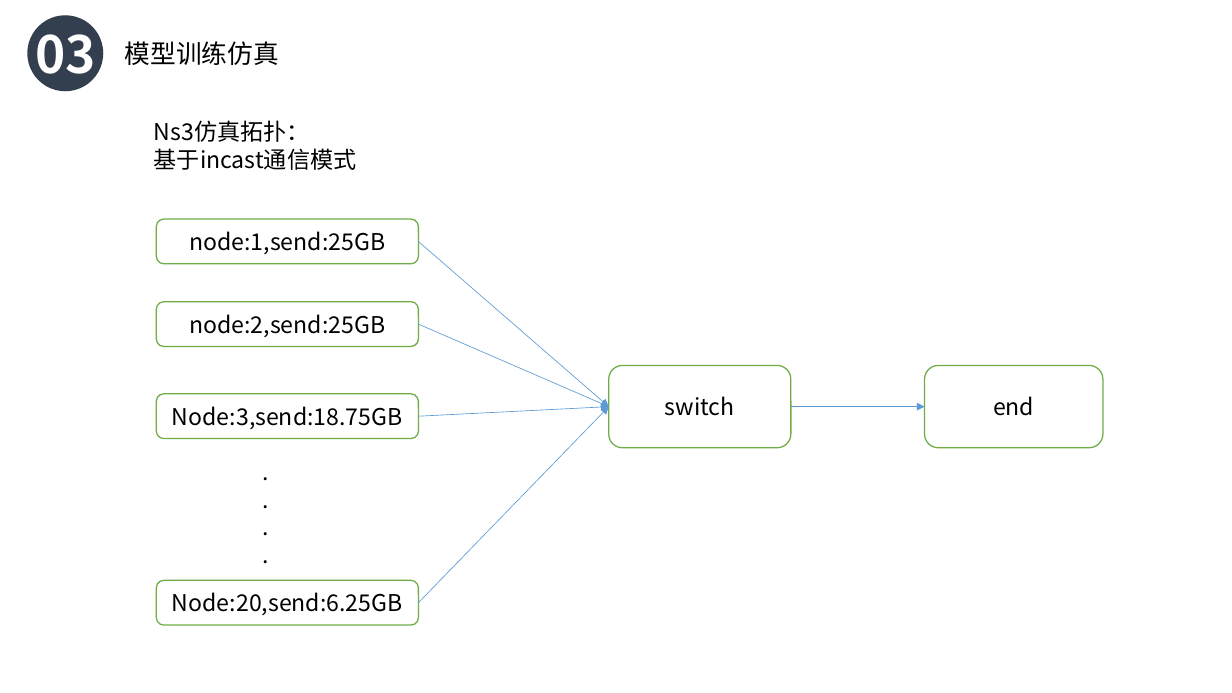
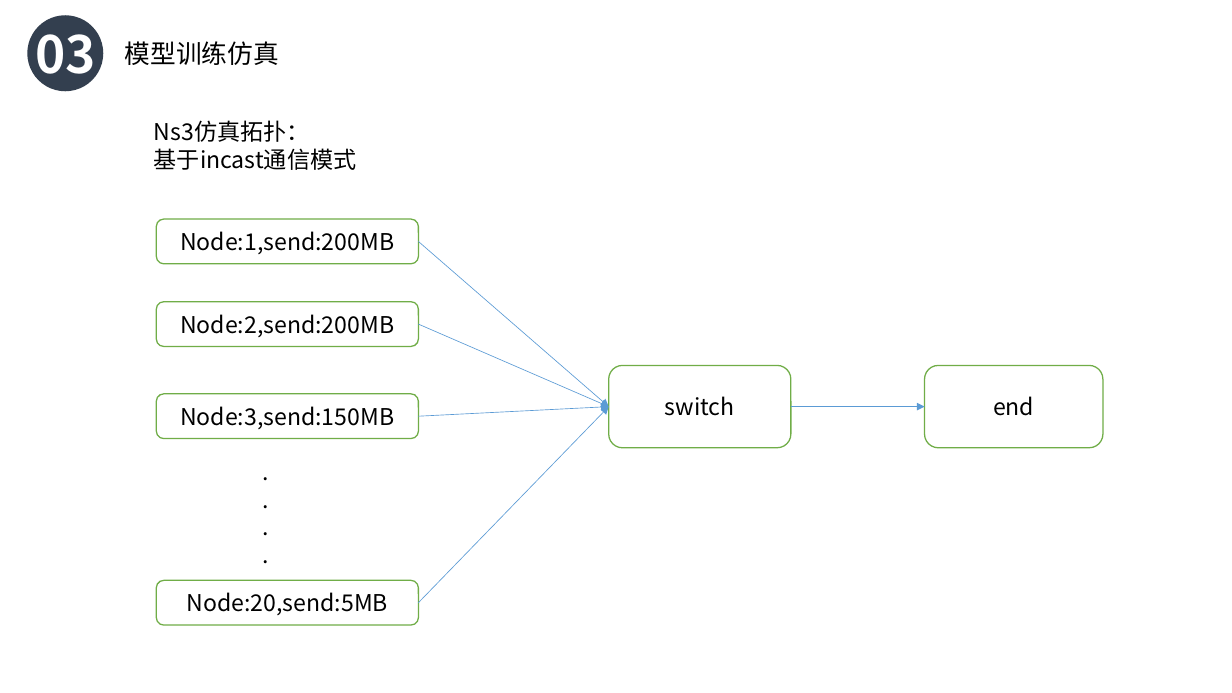
Before and after one commit to JinPeng-Zhang/DCN-LSTM_PID-congestion-control, a slide deck: slide 15 of paper/中期答辩.pptx. Drawn at 1232x693 pixels with LibreOffice and Linux fonts; fonts in the diff are those of the drawing. Boxes give left, top, right and bottom in pixels: in the first picture for what was removed or moved away, otherwise in the second. Text is boxed around its words. In the diff, an @@ line names an element or a change of style, - is before the commit and + after.

```diff
--- a/paper/中期答辩.pptx
+++ b/paper/中期答辩.pptx
@@ text in rounded rectangle at bbox=[180, 231, 394, 254]: text changed @@
-node:1,send:25GB
+Node:1,send:200MB
@@ text in rounded rectangle at bbox=[180, 314, 394, 337]: text changed @@
-node:2,send:25GB
+Node:2,send:200MB
@@ text in rounded rectangle at bbox=[180, 406, 394, 429]: text changed @@
-Node:3,send:18.75GB
+Node:3,send:150MB
@@ text in rounded rectangle at bbox=[187, 592, 388, 615]: text changed @@
-Node:20,send:6.25GB
+Node:20,send:5MB
```
Also in this commit, not shown: 2 other files.
